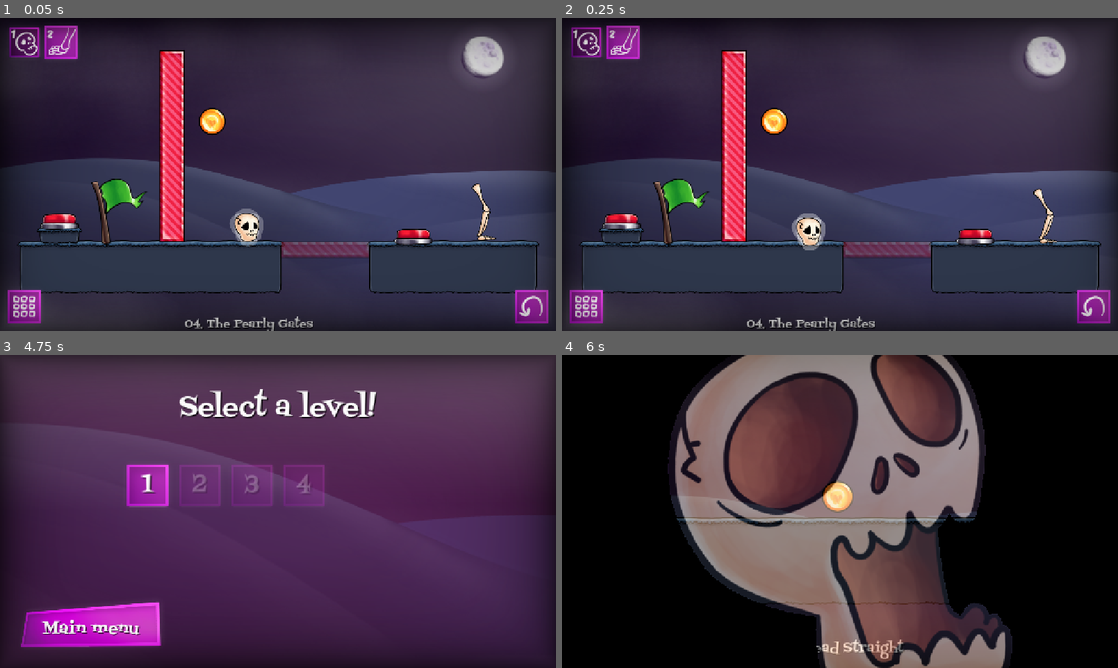
Above: before the commit, frames 1-4 (two rows, left to right).
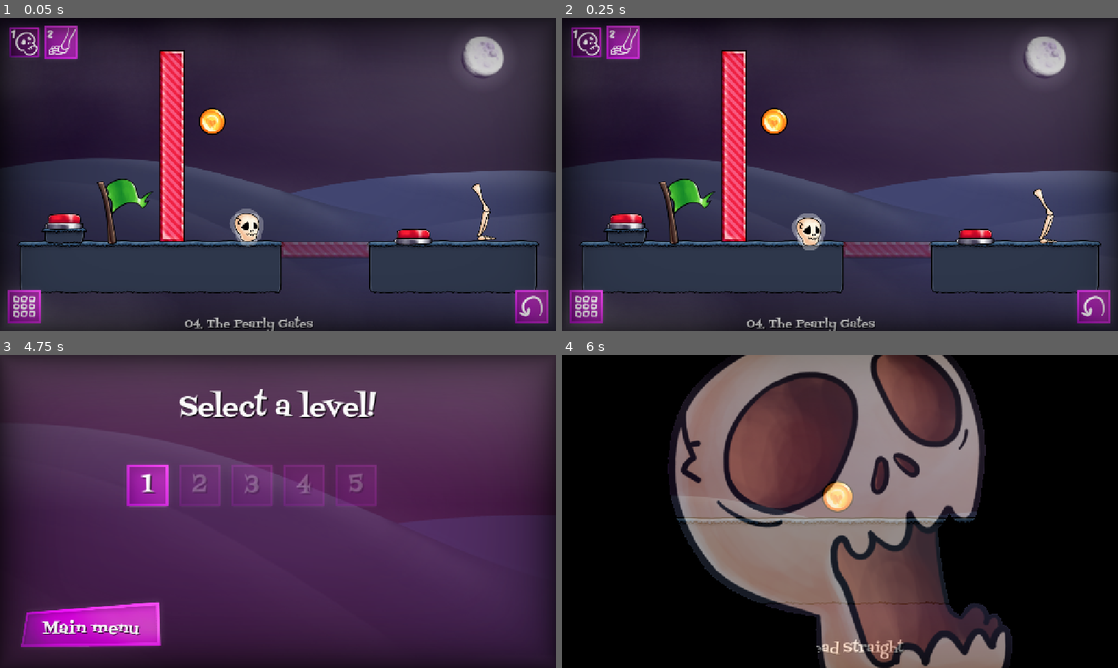
Above: after the commit, the same moments.

Repository: KettLovahr/ludum-dare-58
Game: Godot game, scene res://Scenes/Levels/Level4.tscn
Same seed, same stepped clock (60 frames per second), same inputs: the game is played once before the commit and once after it. This scene is started directly instead of the project's main scene. The engine's default icon, where the game draws it, is replaced by a stand-in: a white triangle on a blue panel in a dark square.
Inputs (mouse positions are in pixels of both pictures, inside the frame that each line leads up to):
- Up to frame 1 (0.05 s): no input
- Up to frame 2 (0.25 s): no input
- Up to frame 3 (4.75 s): click "1" at 0.5 s; click "1" at 1.25 s; click "1" at 2 s; move the mouse to (244, 567) at 2.77 s; hold Right (move_right) 2.78-3.5 s; tap Space (move_action) at 2.85, 4.35 s; click (244, 567) at 2.92 s; tap Up (move_up) at 3.02, 4.52 s; click "Start!" at 3.5 s; move the mouse to (166, 527) at 4.27 s; hold Right (move_right) from 4.28 s (still down)
- Up to frame 4 (6 s): release Right (move_right) at 5 s; click "1" at 5 s; move the mouse to (895, 442) at 5.77 s; hold Left (move_left) from 5.78 s (still down); tap Space (move_action) at 5.85 s

The runs differ from the first frame. In frame 1, 1.2% of the frame differs, in the area x 6-28%, y 51-73%; in frame 2, 1.2%; in frame 3, 0.3%; in frame 4, nothing differs.

Commit message:
Eu nem sei oq eu mudei mas o git ta reclamando

Diff:
--- a/Scenes/Autoloads/game_state.tscn
+++ b/Scenes/Autoloads/game_state.tscn
@@ -4,4 +4,4 @@
 
 [node name="GameState" type="Node"]
 script = ExtResource("1_y8yhq")
-level_scene_paths = Array[String](["res://Scenes/Levels/Level1.tscn", "res://Scenes/Levels/Level2.tscn", "res://Scenes/Levels/Level3.tscn", "res://Scenes/Levels/Level4.tscn"])
+level_scene_paths = Array[String](["res://Scenes/Levels/Level1.tscn", "res://Scenes/Levels/Level2.tscn", "res://Scenes/Levels/Level3.tscn", "res://Scenes/Levels/Level4.tscn", "res://Scenes/Levels/Level5.tscn"])
--- a/Scenes/Interface/level_finished.gd
+++ b/Scenes/Interface/level_finished.gd
@@ -36,3 +36,7 @@
 
 func _on_main_menu_pressed() -> void:
 	Transition.change_scene_to_file("res://Scenes/Interface/main_menu.tscn")
+
+
+func _on_restart_pressed() -> void:
+	Transition.reload_current_scene()
--- a/Scenes/Interface/level_finished.tscn
+++ b/Scenes/Interface/level_finished.tscn
@@ -134,6 +134,18 @@
 "transitions": PackedFloat32Array(1),
 "update": 0,
 "values": [Vector2(912, 580)]
+}
+tracks/9/type = "value"
+tracks/9/imported = false
+tracks/9/enabled = true
+tracks/9/path = NodePath("Restart:position")
+tracks/9/interp = 1
+tracks/9/loop_wrap = true
+tracks/9/keys = {
+"times": PackedFloat32Array(0),
+"transitions": PackedFloat32Array(1),
+"update": 0,
+"values": [Vector2(488, 580)]
 }
 
 [sub_resource type="Animation" id="Animation_lvamn"]
@@ -267,6 +279,18 @@
 "method": &"check_grave"
 }]
 }
+tracks/10/type = "value"
+tracks/10/imported = false
+tracks/10/enabled = true
+tracks/10/path = NodePath("Restart:position")
+tracks/10/interp = 1
+tracks/10/loop_wrap = true
+tracks/10/keys = {
+"times": PackedFloat32Array(0, 0.2),
+"transitions": PackedFloat32Array(1, 1),
+"update": 0,
+"values": [Vector2(488, 764.68), Vector2(488, 580)]
+}
 
 [sub_resource type="AnimationLibrary" id="AnimationLibrary_mgq54"]
 _data = {
@@ -324,7 +348,7 @@
 offset_left = -468.0
 offset_top = -136.0
 offset_right = -162.0
-offset_bottom = 203.00012
+offset_bottom = 203.00024
 grow_horizontal = 2
 grow_vertical = 2
 
@@ -345,7 +369,7 @@
 offset_left = -153.0
 offset_top = -136.0
 offset_right = 153.0
-offset_bottom = 203.0
+offset_bottom = 203.00012
 grow_horizontal = 2
 grow_vertical = 2
 
@@ -412,10 +436,27 @@
 [node name="Confirm" parent="MainMenu" index="4"]
 stream = ExtResource("9_lvamn")
 
+[node name="Restart" parent="." instance=ExtResource("8_i3b5c")]
+offset_left = 488.0
+offset_top = 580.0
+offset_right = 901.0
+offset_bottom = 693.99915
+scale = Vector2(0.75, 0.75)
+
+[node name="Label" parent="Restart" index="1"]
+offset_left = 4.0
+offset_top = 10.0
+offset_right = -9.0
+offset_bottom = 10.0
+text = "Try again"
+
+[node name="Confirm" parent="Restart" index="4"]
+stream = ExtResource("9_lvamn")
+
 [node name="Next" parent="." instance=ExtResource("8_i3b5c")]
 offset_left = 912.0
 offset_top = 580.0
-offset_right = 1325.0
+offset_right = 1325.0001
 offset_bottom = 693.99915
 scale = Vector2(0.75, 0.75)
 
@@ -435,10 +476,12 @@
 }
 
 [connection signal="pressed" from="MainMenu" to="." method="_on_main_menu_pressed"]
+[connection signal="pressed" from="Restart" to="." method="_on_restart_pressed"]
 [connection signal="pressed" from="Next" to="." method="_on_next_pressed"]
 
 [editable path="Grave1"]
 [editable path="Grave2"]
 [editable path="Grave3"]
 [editable path="MainMenu"]
+[editable path="Restart"]
 [editable path="Next"]
--- a/Scenes/Levels/Level4.tscn
+++ b/Scenes/Levels/Level4.tscn
@@ -141,9 +141,9 @@
 shape = SubResource("RectangleShape2D_fsn6e")
 
 [node name="Ground8" type="NinePatchRect" parent="."]
-offset_left = 62.0
+offset_left = 75.0
 offset_top = 407.0
-offset_right = 187.0
+offset_right = 200.0
 offset_bottom = 461.0
 texture = ExtResource("6_1u1uf")
 patch_margin_left = 24
@@ -159,7 +159,7 @@
 shape = SubResource("RectangleShape2D_l5kak")
 
 [node name="Button" parent="." node_paths=PackedStringArray("connected_items") instance=ExtResource("9_fsn6e")]
-position = Vector2(125, 413)
+position = Vector2(138, 413)
 connected_items = [NodePath("../RedGate2/Triggerable"), NodePath("../RedGate/Triggerable")]
 
 [node name="Button2" parent="." node_paths=PackedStringArray("connected_items") instance=ExtResource("9_fsn6e")]
@@ -170,7 +170,7 @@
 position = Vector2(541, 123)
 
 [node name="Flag" parent="." node_paths=PackedStringArray("player_root") instance=ExtResource("8_sytno")]
-position = Vector2(252, 448)
+position = Vector2(268, 448)
 collision_layer = 2
 collision_mask = 2
 player_root = NodePath("../PlayerRoot")
--- /dev/null
+++ b/Scenes/Levels/Level5.tscn
@@ -0,0 +1,215 @@
+[gd_scene load_steps=19 format=3 uid="uid://xn4p1wd3rgwn"]
+
+[ext_resource type="Script" uid="uid://b5jtu2xxo8yqw" path="res://Scenes/Levels/LevelState.gd" id="1_eyf00"]
+[ext_resource type="Texture2D" uid="uid://hiff0j0fqt5r" path="res://Assets/Environment/Background.png" id="2_34e73"]
+[ext_resource type="PackedScene" uid="uid://bajlrrg5f56a2" path="res://Scenes/Objects/Player/PlayerRoot.tscn" id="3_68v1p"]
+[ext_resource type="PackedScene" uid="uid://bnichbfjk6ywa" path="res://Scenes/Objects/Player/Parts/Skull/Skull.tscn" id="4_konwh"]
+[ext_resource type="PackedScene" uid="uid://ckjovd4m5x8h4" path="res://Scenes/Objects/Player/Parts/Leg/Leg.tscn" id="5_ai8g5"]
+[ext_resource type="Texture2D" uid="uid://bnflm07rloebr" path="res://Assets/Environment/Grass.png" id="6_tjygj"]
+[ext_resource type="Texture2D" uid="uid://cru0s563eo1hi" path="res://Assets/Environment/Gate1.png" id="7_ajd6o"]
+[ext_resource type="Script" uid="uid://copkvyjkqf2bk" path="res://Scenes/Objects/Gate/Gate.gd" id="8_dur7i"]
+[ext_resource type="PackedScene" uid="uid://dalhlyuqlukkn" path="res://Scenes/Objects/Button/Button.tscn" id="9_lp0h1"]
+[ext_resource type="PackedScene" uid="uid://dum6w4upon77l" path="res://Scenes/Objects/Coin/Coin.tscn" id="10_3o4m1"]
+[ext_resource type="PackedScene" uid="uid://b3ye10a2hbdvu" path="res://Scenes/Objects/Flag/Flag.tscn" id="11_uxovo"]
+[ext_resource type="Texture2D" uid="uid://dlrav1pwdg8da" path="res://Assets/Interface/Vignette.png" id="12_4psah"]
+[ext_resource type="FontFile" uid="uid://cpa2mhplu6bvo" path="res://Assets/Fonts/FontdinerSwanky-Regular.ttf" id="13_4j28p"]
+
+[sub_resource type="RectangleShape2D" id="RectangleShape2D_ca5bt"]
+size = Vector2(335, 141)
+
+[sub_resource type="RectangleShape2D" id="RectangleShape2D_eyf00"]
+size = Vector2(100, 41)
+
+[sub_resource type="RectangleShape2D" id="RectangleShape2D_fsn6e"]
+size = Vector2(127, 45)
+
+[sub_resource type="RectangleShape2D" id="RectangleShape2D_34e73"]
+size = Vector2(335, 67)
+
+[sub_resource type="LabelSettings" id="LabelSettings_57lp3"]
+font = ExtResource("13_4j28p")
+font_size = 32
+shadow_size = 0
+shadow_color = Color(0, 0, 0, 0.64705884)
+shadow_offset = Vector2(3, 3)
+
+[node name="Level" type="Node2D" node_paths=PackedStringArray("coin", "flag")]
+script = ExtResource("1_eyf00")
+target_time = 60.0
+coin = NodePath("Coin")
+flag = NodePath("Flag")
+
+[node name="CanvasLayer2" type="CanvasLayer" parent="."]
+layer = -1
+
+[node name="Background" type="Sprite2D" parent="CanvasLayer2"]
+position = Vector2(640, 360)
+texture = ExtResource("2_34e73")
+metadata/_edit_lock_ = true
+
+[node name="PlayerRoot" parent="." instance=ExtResource("3_68v1p")]
+
+[node name="Skull" parent="PlayerRoot" instance=ExtResource("4_konwh")]
+position = Vector2(268, 407)
+
+[node name="Leg1" parent="PlayerRoot" instance=ExtResource("5_ai8g5")]
+position = Vector2(107, 394)
+
+[node name="Leg2" parent="PlayerRoot" instance=ExtResource("5_ai8g5")]
+position = Vector2(708, 278)
+
+[node name="Ground1" type="NinePatchRect" parent="."]
+offset_left = 12.0
+offset_top = 443.0
+offset_right = 365.0
+offset_bottom = 598.0
+texture = ExtResource("6_tjygj")
+patch_margin_left = 24
+patch_margin_top = 30
+patch_margin_right = 24
+patch_margin_bottom = 24
+axis_stretch_horizontal = 2
+metadata/_edit_group_ = true
+
+[node name="StaticBody2D" type="StaticBody2D" parent="Ground1"]
+
+[node name="CollisionShape2D" type="CollisionShape2D" parent="Ground1/StaticBody2D"]
+position = Vector2(176.5, 75.5)
+shape = SubResource("RectangleShape2D_ca5bt")
+
+[node name="Ground4" type="NinePatchRect" parent="."]
+offset_left = 391.0
+offset_top = 377.0
+offset_right = 510.0
+offset_bottom = 431.0
+texture = ExtResource("6_tjygj")
+patch_margin_left = 24
+patch_margin_top = 30
+patch_margin_right = 24
+patch_margin_bottom = 24
+axis_stretch_horizontal = 2
+metadata/_edit_group_ = true
+
+[node name="StaticBody2D" type="StaticBody2D" parent="Ground4"]
+
+[node name="CollisionShape2D" type="CollisionShape2D" parent="Ground4/StaticBody2D"]
+position = Vector2(59, 25.5)
+shape = SubResource("RectangleShape2D_eyf00")
+
+[node name="Ground2" type="NinePatchRect" parent="."]
+offset_left = 536.0
+offset_top = 330.0
+offset_right = 889.0
+offset_bottom = 485.0
+texture = ExtResource("6_tjygj")
+patch_margin_left = 24
+patch_margin_top = 30
+patch_margin_right = 24
+patch_margin_bottom = 24
+axis_stretch_horizontal = 2
+metadata/_edit_group_ = true
+
+[node name="StaticBody2D" type="StaticBody2D" parent="Ground2"]
+
+[node name="CollisionShape2D" type="CollisionShape2D" parent="Ground2/StaticBody2D"]
+position = Vector2(176.5, 75.5)
+shape = SubResource("RectangleShape2D_ca5bt")
+
+[node name="Ground3" type="NinePatchRect" parent="."]
+offset_left = 1071.0
+offset_top = 201.0
+offset_right = 1424.0
+offset_bottom = 356.0
+texture = ExtResource("6_tjygj")
+patch_margin_left = 24
+patch_margin_top = 30
+patch_margin_right = 24
+patch_margin_bottom = 24
+axis_stretch_horizontal = 2
+metadata/_edit_group_ = true
+
+[node name="StaticBody2D" type="StaticBody2D" parent="Ground3"]
+
+[node name="CollisionShape2D" type="CollisionShape2D" parent="Ground3/StaticBody2D"]
+position = Vector2(176.5, 75.5)
+shape = SubResource("RectangleShape2D_ca5bt")
+
+[node name="RedGate" type="NinePatchRect" parent="."]
+offset_left = 911.0
+offset_top = 258.0
+offset_right = 1041.0
+offset_bottom = 306.0
+texture = ExtResource("7_ajd6o")
+patch_margin_left = 24
+patch_margin_top = 24
+patch_margin_right = 24
+patch_margin_bottom = 24
+axis_stretch_horizontal = 2
+axis_stretch_vertical = 2
+
+[node name="Triggerable" type="Node" parent="RedGate"]
+script = ExtResource("8_dur7i")
+
+[node name="StaticBody2D" type="StaticBody2D" parent="RedGate"]
+
+[node name="CollisionShape2D" type="CollisionShape2D" parent="RedGate/StaticBody2D"]
+position = Vector2(65.5, 24.5)
+shape = SubResource("RectangleShape2D_fsn6e")
+
+[node name="Ground5" type="NinePatchRect" parent="."]
+offset_left = 533.0
+offset_top = -14.0
+offset_right = 886.0
+offset_bottom = 66.0
+texture = ExtResource("6_tjygj")
+patch_margin_left = 24
+patch_margin_top = 30
+patch_margin_right = 24
+patch_margin_bottom = 24
+axis_stretch_horizontal = 2
+metadata/_edit_group_ = true
+
+[node name="StaticBody2D" type="StaticBody2D" parent="Ground5"]
+
+[node name="CollisionShape2D" type="CollisionShape2D" parent="Ground5/StaticBody2D"]
+position = Vector2(176.5, 38.5)
+shape = SubResource("RectangleShape2D_34e73")
+
+[node name="Button" parent="." node_paths=PackedStringArray("connected_items") instance=ExtResource("9_lp0h1")]
+position = Vector2(709, -8)
+connected_items = [NodePath("../RedGate/Triggerable")]
+
+[node name="Coin" parent="." instance=ExtResource("10_3o4m1")]
+position = Vector2(312, 18)
+
+[node name="Flag" parent="." node_paths=PackedStringArray("player_root") instance=ExtResource("11_uxovo")]
+position = Vector2(1282, 204)
+collision_layer = 2
+collision_mask = 2
+player_root = NodePath("../PlayerRoot")
+
+[node name="CanvasLayer" type="CanvasLayer" parent="."]
+
+[node name="Vignette" type="Sprite2D" parent="CanvasLayer"]
+position = Vector2(640, 360)
+texture = ExtResource("12_4psah")
+metadata/_edit_lock_ = true
+
+[node name="Label" type="Label" parent="."]
+anchors_preset = 7
+anchor_left = 0.5
+anchor_top = 1.0
+anchor_right = 0.5
+anchor_bottom = 1.0
+offset_top = 650.0
+offset_right = 1280.0
+offset_bottom = 699.0
+grow_horizontal = 2
+grow_vertical = 0
+text = "05. TWO Feet in the Grave"
+label_settings = SubResource("LabelSettings_57lp3")
+horizontal_alignment = 1
+
+[node name="Camera2D" type="Camera2D" parent="."]
+position = Vector2(720, 199)
+zoom = Vector2(0.8, 0.8)
--- a/Scenes/Objects/Player/Parts/Leg/Leg.gd
+++ b/Scenes/Objects/Player/Parts/Leg/Leg.gd
@@ -47,7 +47,7 @@
 	velocity.y += GRAVITY * delta
 	if is_on_floor():
 		velocity.x = lerp(velocity.x, 0.0, 0.5)
-	elif not selected:
+	else:
 		if velocity.y < 0:
 			col_when_kicked.set_deferred("disabled", false)
 			col.set_deferred("disabled", true)
--- a/Scenes/Objects/Player/Parts/Leg/Leg.tscn
+++ b/Scenes/Objects/Player/Parts/Leg/Leg.tscn
@@ -511,7 +511,7 @@
 size = Vector2(33, 150)
 
 [sub_resource type="RectangleShape2D" id="RectangleShape2D_4i633"]
-size = Vector2(25, 69)
+size = Vector2(33, 61)
 
 [sub_resource type="RectangleShape2D" id="RectangleShape2D_kqpvh"]
 size = Vector2(56, 161)
@@ -529,6 +529,7 @@
 collision_layer = 2
 script = ExtResource("1_57jxl")
 sprites = NodePath("Root")
+kick_strength_factor = 2.0
 metadata/_custom_type_script = "uid://bf3ggechk0wan"
 
 [node name="Root" type="CanvasGroup" parent="."]
@@ -562,7 +563,7 @@
 shape = SubResource("RectangleShape2D_o5qlu")
 
 [node name="CollisionShapeWhenKicked" type="CollisionShape2D" parent="."]
-position = Vector2(-1.5, -33.5)
+position = Vector2(-1.5, -29.5)
 shape = SubResource("RectangleShape2D_4i633")
 
 [node name="PartSelectionArea" type="Area2D" parent="."]
